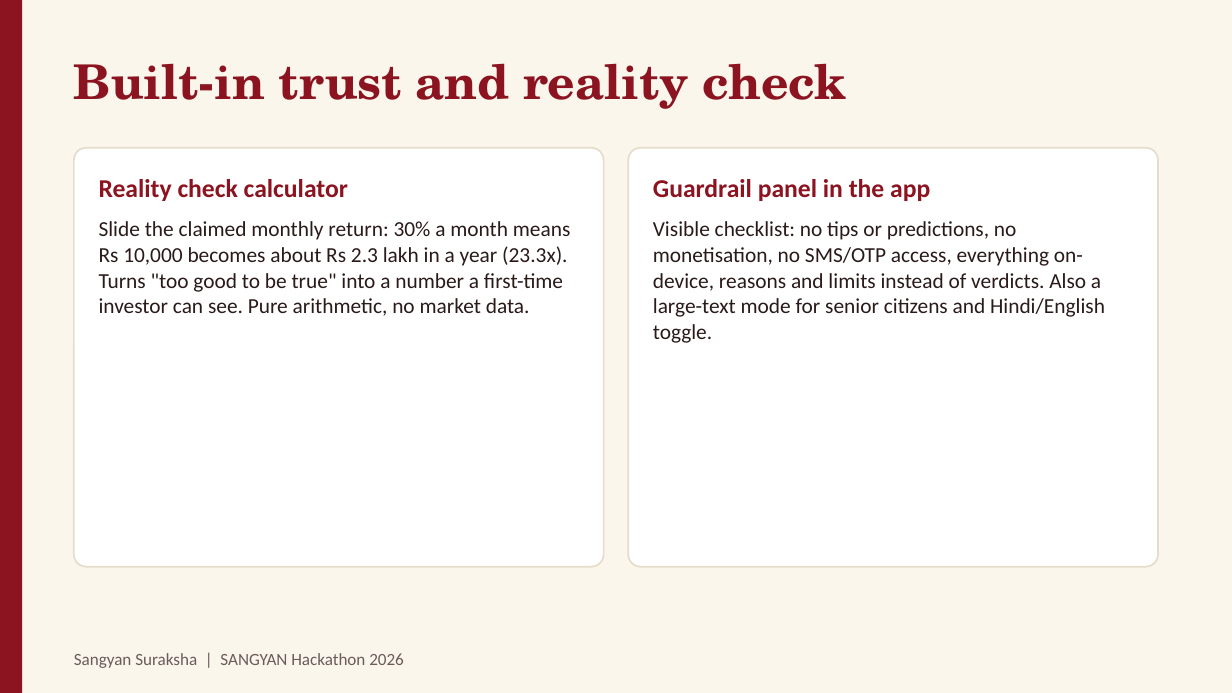
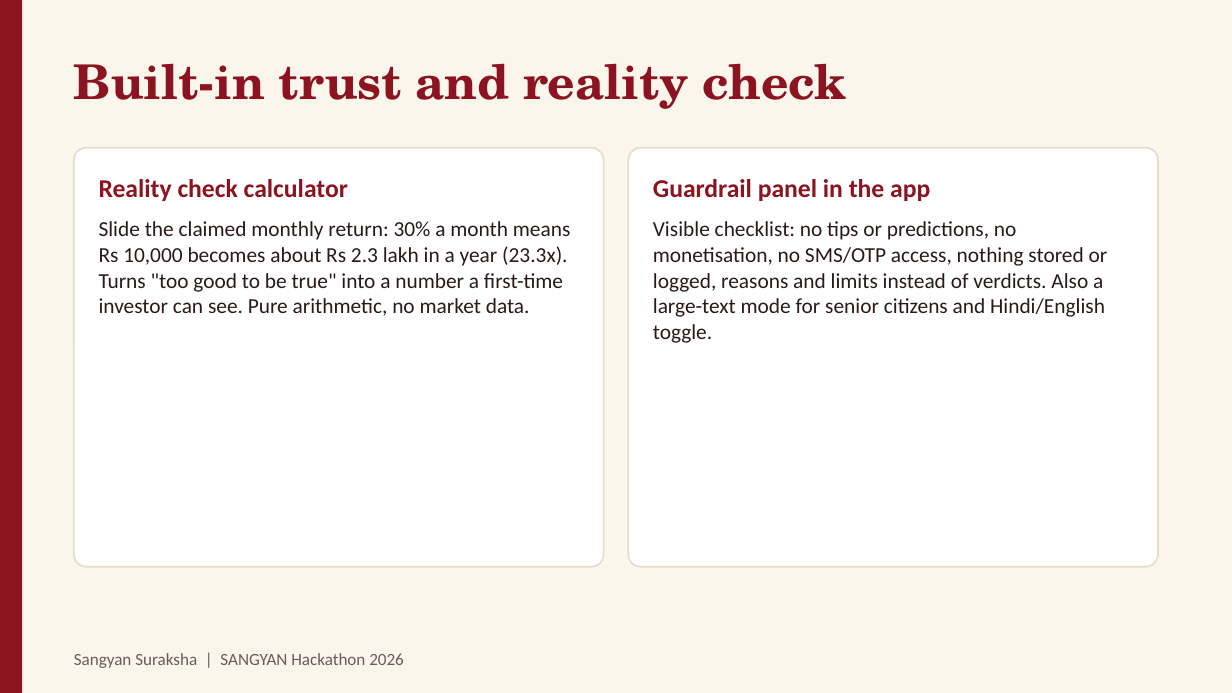
Before and after one commit to anuragtiwari-ux/Sangyan-Suraksha, a slide deck: slide 8 of Sangyan_Suraksha_Deck.pptx. Drawn at 1232x693 pixels with LibreOffice and Linux fonts; fonts in the diff are those of the drawing. Boxes give left, top, right and bottom in pixels: in the first picture for what was removed or moved away, otherwise in the second. Text is boxed around its words. In the diff, an @@ line names an element or a change of style, - is before the commit and + after.

```diff
--- a/Sangyan_Suraksha_Deck.pptx
+++ b/Sangyan_Suraksha_Deck.pptx
@@ text at [653,221,1108,343]: text changed @@
-Visible checklist: no tips or predictions, no monetisation, no SMS/OTP access, everything on-device, reasons and limits instead of verdicts. Also a large-text mode for senior citizens and Hindi/English toggle.
+Visible checklist: no tips or predictions, no monetisation, no SMS/OTP access, nothing stored or logged, reasons and limits instead of verdicts. Also a large-text mode for senior citizens and Hindi/English toggle.
```
Also in this commit, not shown: 3 other slides changed, 8 other files.
